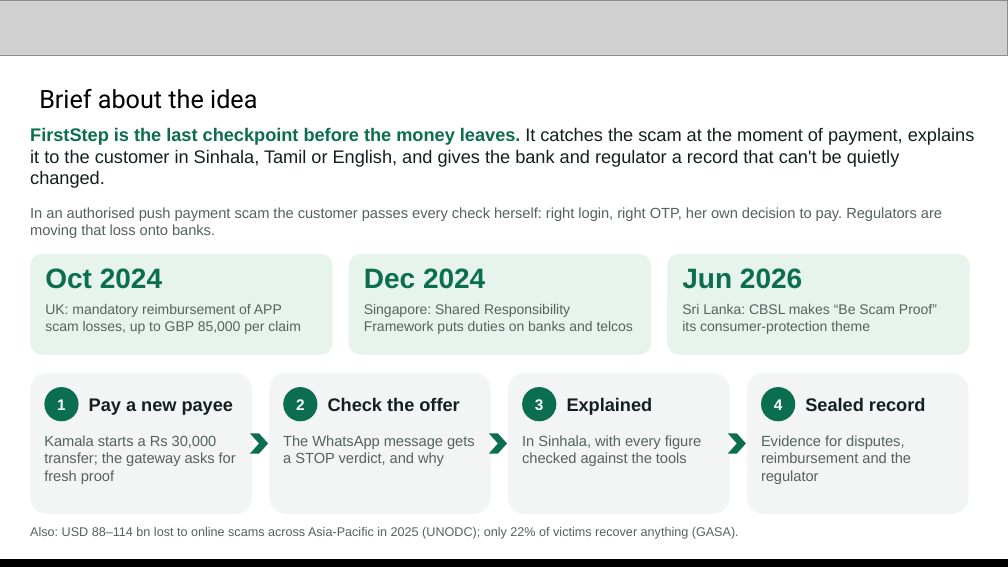
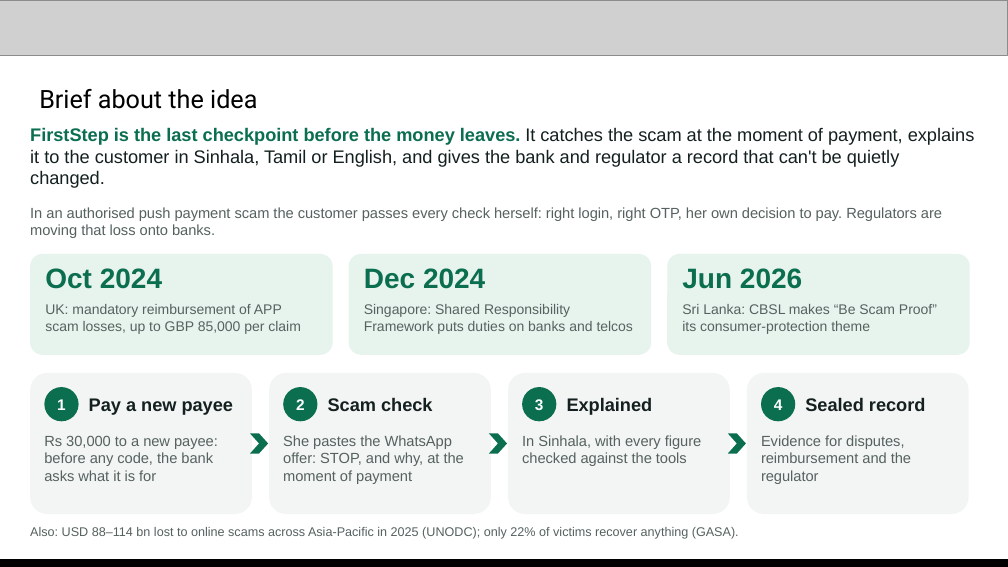
Before and after one commit to Adagard-Trios/AI-Buildathon-2026, a slide deck: slide 2 of docs/deck/FirstStep_AI_Builder_Cup_2026.pptx. Drawn at 1008x567 pixels with LibreOffice and Linux fonts; fonts in the diff are those of the drawing; grey boxes stand for pictures. Boxes give left, top, right and bottom in pixels: in the first picture for what was removed or moved away, otherwise in the second. Text is boxed around its words. In the diff, an @@ line names an element or a change of style, - is before the commit and + after.

Commit message:
Deck and script: step-up is a pause, a question and a scam check
- Payment checkpoint described as it now works: the bank asks what the
  payment is for, runs Scam Shield on the answer, shows STOP before any code.
  Removes the contradiction with 'the victim passes the OTP herself'.
- Benchmark headline carries its caveat (synthetic set of 40, 45% -> 100%).
- CommBank 2026 figure for 'victims don't check'; gateway marked heuristic.
- USP: Sri Lanka first, APAC-ready (mostly data plus a policy version, no new
  services); next markets Singapore, Malaysia and India.
- Snapshots lead with the step-up STOP screen; cash planner screenshot dropped.
- Demo script's checkpoint scene rewritten for the integrated flow.

```diff
--- a/docs/deck/FirstStep_AI_Builder_Cup_2026.pptx
+++ b/docs/deck/FirstStep_AI_Builder_Cup_2026.pptx
@@ text at <box>328,397,433,411</box>: text changed @@
-Check the offer
+Scam check
@@ text at <box>44,436,218,481</box>: text changed @@
-Kamala starts a Rs 30,000 transfer; the gateway asks for fresh proof
+Rs 30,000 to a new payee: before any code, the bank asks what it is for
@@ text at <box>283,435,464,484</box>: text changed @@
-The WhatsApp message gets a STOP verdict, and why
+She pastes the WhatsApp offer: STOP, and why, at the moment of payment
```
Also in this commit, not shown: 6 other slides changed, 4 other files.
